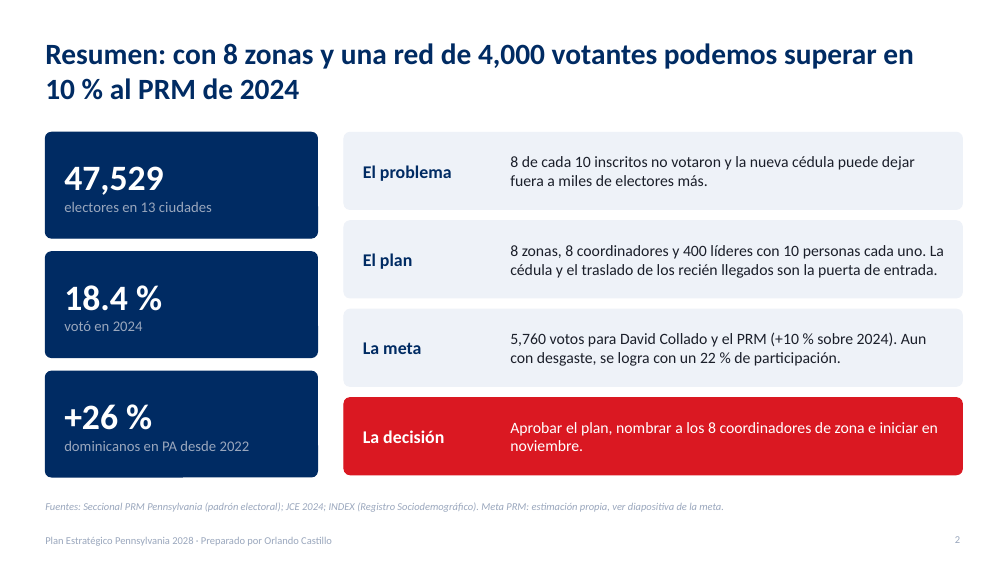
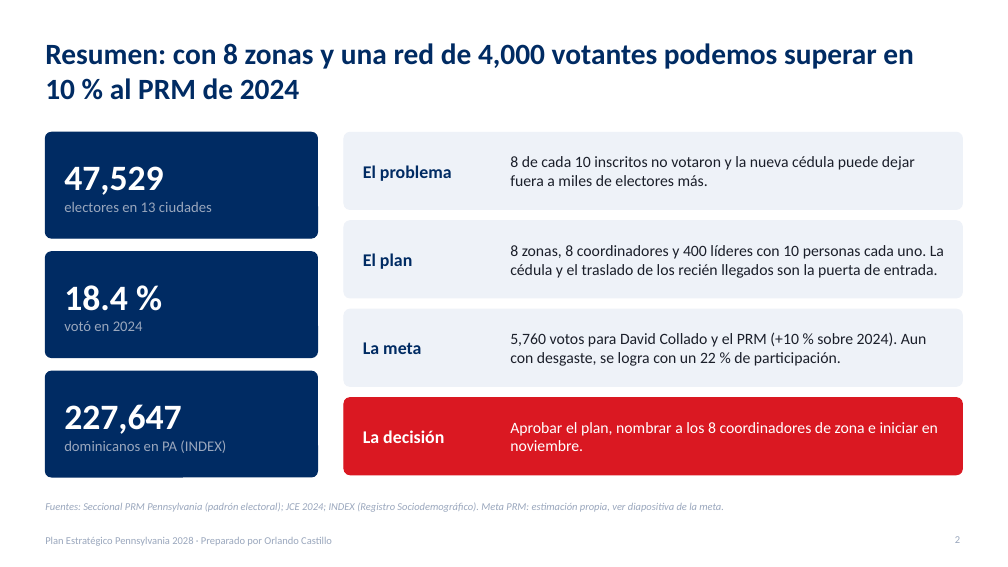
Before and after one commit to rcastillo9556/pdf-toolkit, a slide deck: slide 2 of presentaciones/Plan_Estrategico_Pennsylvania_2028.pptx. Drawn at 1008x567 pixels with LibreOffice and Linux fonts; fonts in the diff are those of the drawing. Boxes give left, top, right and bottom in pixels: in the first picture for what was removed or moved away, otherwise in the second. Text is boxed around its words. In the diff, an @@ line names an element or a change of style, - is before the commit and + after.

```diff
--- a/presentaciones/Plan_Estrategico_Pennsylvania_2028.pptx
+++ b/presentaciones/Plan_Estrategico_Pennsylvania_2028.pptx
@@ text at (64, 404, 226, 453): text changed @@
-+26 %
-dominicanos en PA desde 2022
+227,647
+dominicanos en PA (INDEX)
```
Also in this commit, not shown: 1 other slide changed, 1 other file.
